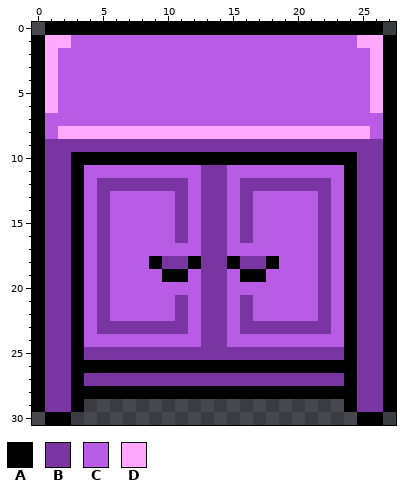
Edited in one commit: pixel-art sprite (assets/sprites/wardrobe.png). Above: the version before the commit.
The file is 28x31 pixels.
Palette (. is transparent): A #000000  B #7935a1  C #b85ce6  D #ffa8fe
Pixels before, first column x 0:
 0 .AAAAAAAAAAAAAAAAAAAAAAAAAA.
 1 ADDCCCCCCCCCCCCCCCCCCCCCCDDA
 2 ADCCCCCCCCCCCCCCCCCCCCCCCCDA
 3 ADCCCCCCCCCCCCCCCCCCCCCCCCDA
 4 ADCCCCCCCCCCCCCCCCCCCCCCCCDA
 5 ADCCCCCCCCCCCCCCCCCCCCCCCCDA
 6 ADCCCCCCCCCCCCCCCCCCCCCCCCDA
 7 ACCCCCCCCCCCCCCCCCCCCCCCCCCA
 8 ACDDDDDDDDDDDDDDDDDDDDDDDDCA
 9 ABBBBBBBBBBBBBBBBBBBBBBBBBBA
10 ABBAAAAAAAAAAAAAAAAAAAAAABBA
11 ABBACCCCCCCCCBBCCCCCCCCCABBA
12 ABBACBBBBBBBCBBCBBBBBBBCABBA
13 ABBACBCCCCCBCBBCBCCCCCBCABBA
14 ABBACBCCCCCBCBBCBCCCCCBCABBA
15 ABBACBCCCCCBCBBCBCCCCCBCABBA
16 ABBACBCCCCCBCBBCBCCCCCBCABBA
17 ABBACBCCCCCCCBBCCCCCCCBCABBA
18 ABBACBCCCABBABBABBACCCBCABBA
19 ABBACBCCCCAACBBCAACCCCBCABBA
20 ABBACBCCCCCCCBBCCCCCCCBCABBA
21 ABBACBCCCCCBCBBCBCCCCCBCABBA
22 ABBACBCCCCCBCBBCBCCCCCBCABBA
23 ABBACBBBBBBBCBBCBBBBBBBCABBA
24 ABBACCCCCCCCCBBCCCCCCCCCABBA
25 ABBABBBBBBBBBBBBBBBBBBBBABBA
26 ABBAAAAAAAAAAAAAAAAAAAAAABBA
27 ABBABBBBBBBBBBBBBBBBBBBBABBA
28 ABBAAAAAAAAAAAAAAAAAAAAAABBA
29 ABBA....................ABBA
30 .AA......................AA.
The same view after the edit:
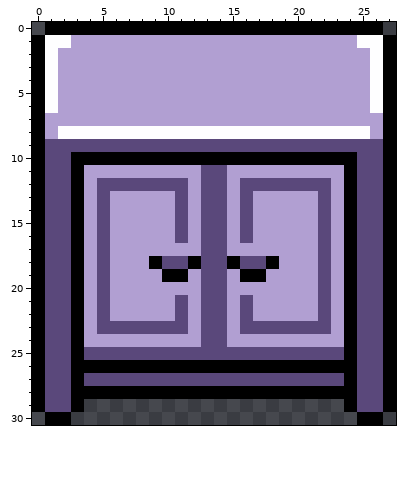
The edit:
colour B: #7935a1 -> #5a487b
colour C: #b85ce6 -> #b19fd2
colour D: #ffa8fe -> #fefeff
